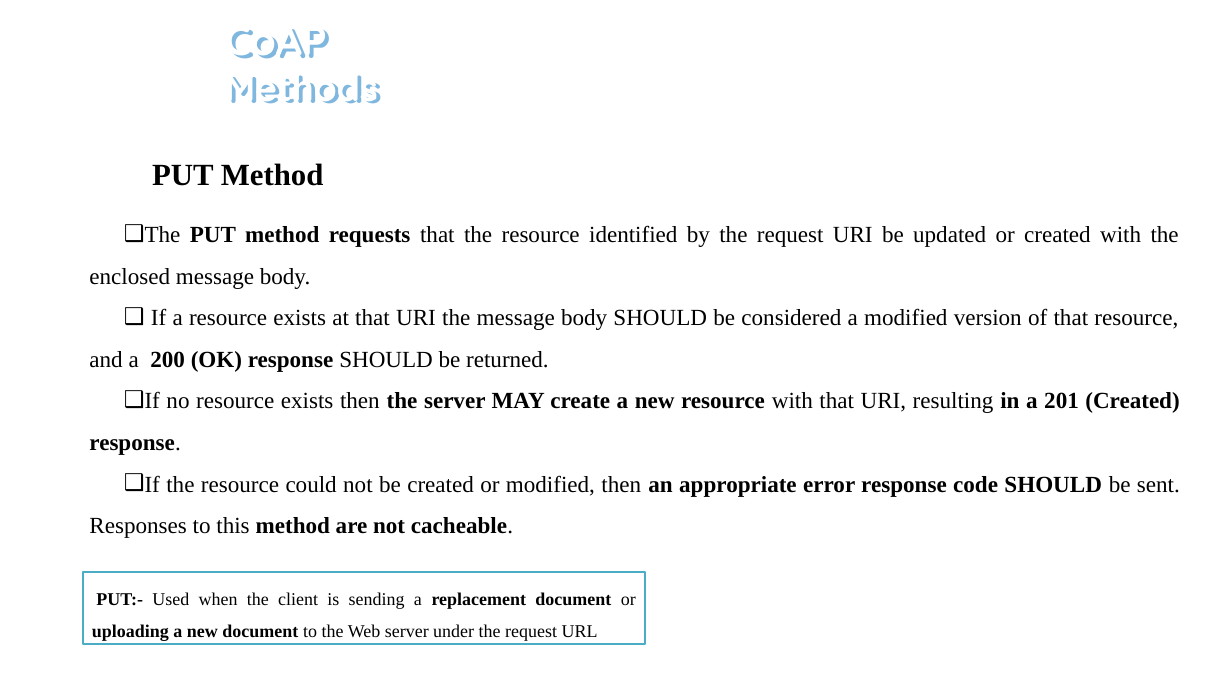
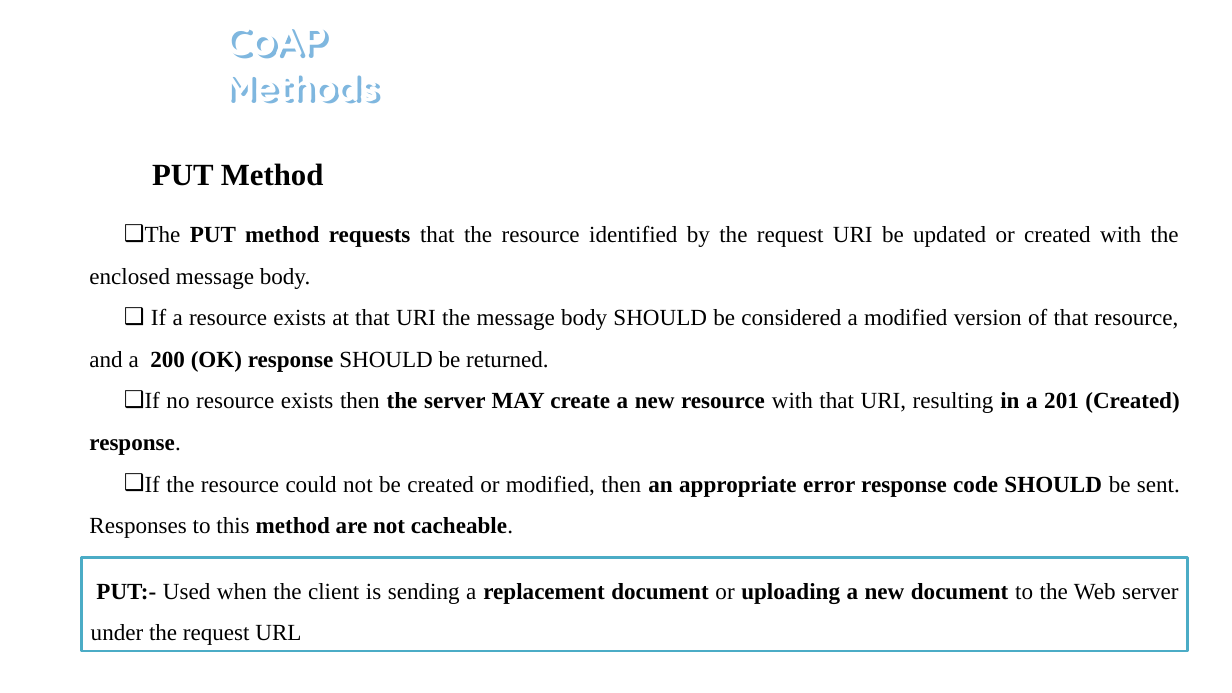
Before and after one commit to hoangnh0194/TrainingTMA, a slide deck: slide 11 of CoAPreport.pptx. Drawn at 1232x693 pixels with LibreOffice and Linux fonts; fonts in the diff are those of the drawing; background and template pictures are left out. Boxes give left, top, right and bottom in pixels: in the first picture for what was removed or moved away, otherwise in the second. Text is boxed around its words. In the diff, an @@ line names an element or a change of style, - is before the commit and + after.

```diff
--- a/CoAPreport.pptx
+++ b/CoAPreport.pptx
@@ rectangle "PUT:- Used when the client ...": place and size @@
-rectangle "PUT:- Used when the client ..." at (83, 572, 645, 644)
+rectangle "PUT:- Used when the client ..." at (81, 557, 1188, 651)
@@ rectangle "PUT:- Used when the client ..." at (81, 557, 1188, 651): size 14 to 18 pt @@
```
Also in this commit, not shown: 10 other slides changed, 10 slides added, 1 other file.
